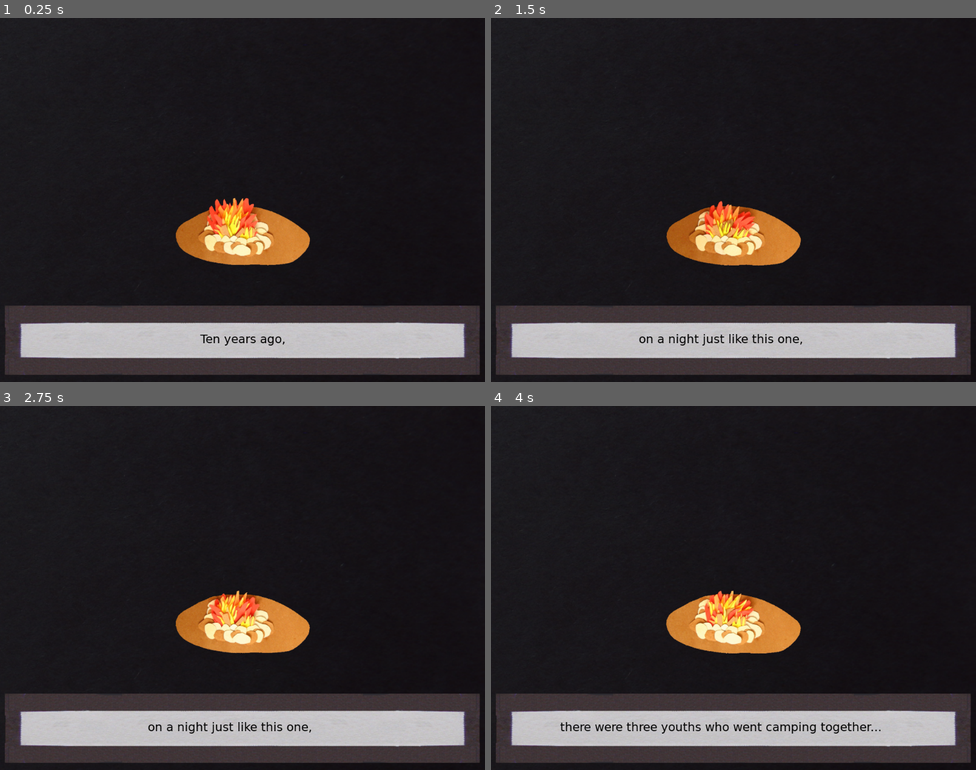
Above: before the commit, frames 1-4 (two rows, left to right).
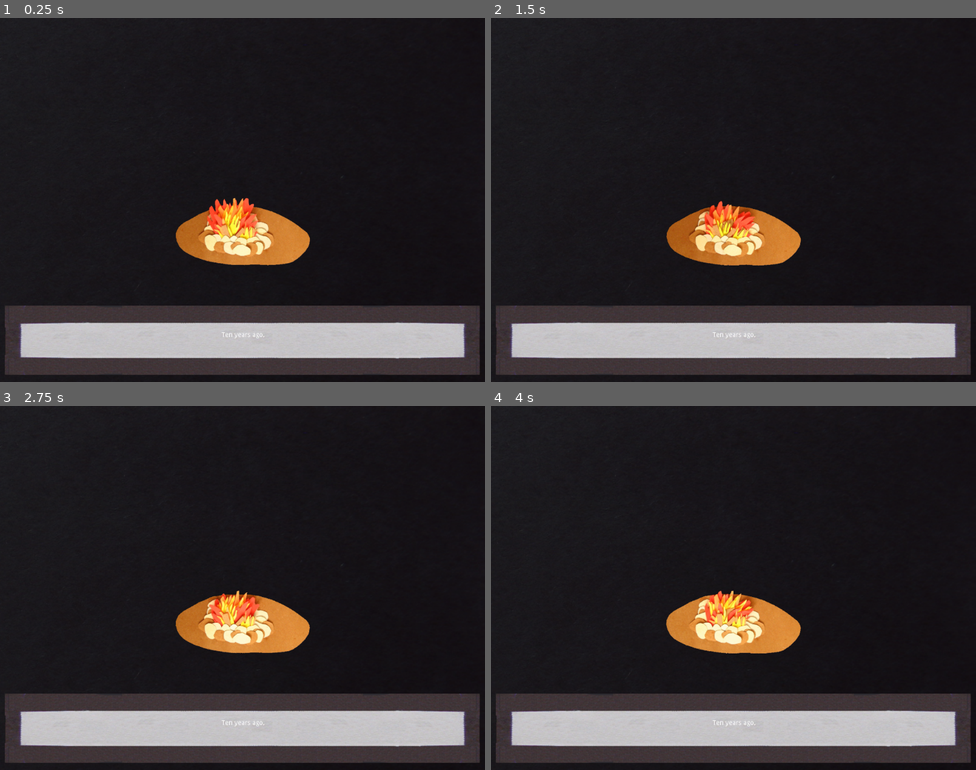
Above: after the commit, the same moments.

Repository: greenbas/GlobalGameJam2022
Game: Godot game, scene res://Code/Game.tscn
Two runs of this game, one before a commit and one after it. Both use one fixed random seed, a clock stepped at 60 frames per second and the inputs below.
Inputs (mouse positions are in pixels of both pictures, inside the frame that each line leads up to):
- Up to frame 1 (0.25 s): no input
- Up to frame 2 (1.5 s): move the mouse to (840, 181) at 0.52 s; click (840, 181) at 0.67 s; move the mouse to (636, 218) at 1.27 s; click (636, 218) at 1.42 s
- Up to frame 3 (2.75 s): move the mouse to (291, 507) at 2.02 s; click (291, 507) at 2.17 s
- Up to frame 4 (4 s): move the mouse to (709, 660) at 2.77 s; click (709, 660) at 2.92 s; move the mouse to (879, 642) at 3.52 s; click (879, 642) at 3.67 s

The runs differ from the first frame. In frame 1, 0.2% of the frame differs, in the area x 41-59%, y 86-90%; in frame 2, 0.3%; in frame 3, 0.3%; in frame 4, 0.7%, in the area x 14-81%, y 86-90%.
Error after the commit: Invalid get index 'Font_Filename' (on base: 'Dictionary'). (res://Code/ScriptManager.gd:119)

Commit message:
Documentation!  Overview.
Added a Guide to the documentation folder, with several pages outlining how to begin.

Diff:
--- a/Code/ScriptManager.gd
+++ b/Code/ScriptManager.gd
@@ -116,7 +116,7 @@
 				var s = characters[speaker]
 				Game.beginSpeaking(s, cmd.Dialogue_Emotion)
 				label.text = cmd.Dialogue_Line
-				var font = Game.getFont(s.Font_Path, s.Font_File, s.Font_Extension)
+				var font = Game.getFont(s.Font_Path, s.Font_Filename, s.Font_Extension)
 				font.size = int(s.Font_Size)
 				label.set("custom_fonts/font", font)
 				label.set("custom_colors/font_color", s.Colour)
Not shown, added: Docs/Guide.odt
Not shown, added: Games/Lake of Reflection/.~lock.game-data.ods#
